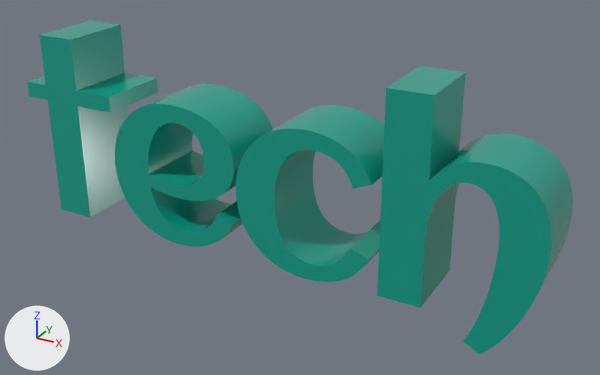
The glTF model assets/3dobjects/tech/tech.gltf as it was, and as the next commit left it.
Camera for both pictures: a 50 mm camera at (0.0757, -0.1343, 0.0775) aimed at (0.0052, -0.0061, 0.0134). The lights are fixed; the arrows at lower left show +X, +Y and +Z. Where no turn or scale is listed for an object, it has been applied to the vertices.

In view in the first picture: '3D Text - c', '3D Text - e', '3D Text - h', '3D Text - t'.
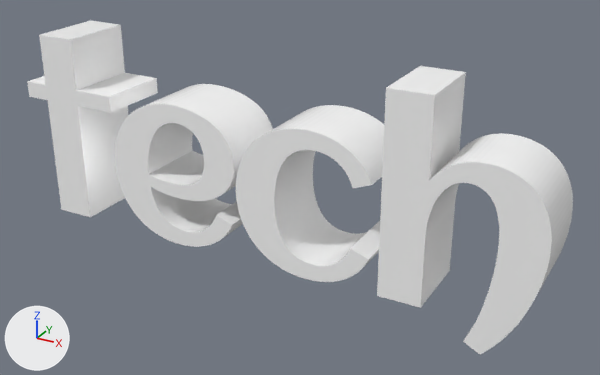
The newer file is also turned or shifted as a whole; pictures and numbers use the older file's frame.

What changed in the scene script:
```text
Change mat_distant_valley_1:
    mat_distant_valley_1.base_color: (0.00456, 0.349, 0.259) -> (1.0, 1.0, 1.0)  # cyan #0e9f8b -> white #ffffff
```

Where the change shows, as pixel boxes (x1, y1, x2, y2) in the pictures (600 x 375 px):
'3D Text - h', recoloured (cyan to white): (377, 66, 573, 354) in both
'3D Text - c', recoloured (cyan to white): (236, 105, 384, 282) in both
'3D Text - e', recoloured (cyan to white): (115, 84, 273, 247) in both
'3D Text - t', recoloured (cyan to white): (27, 21, 158, 217) in both
